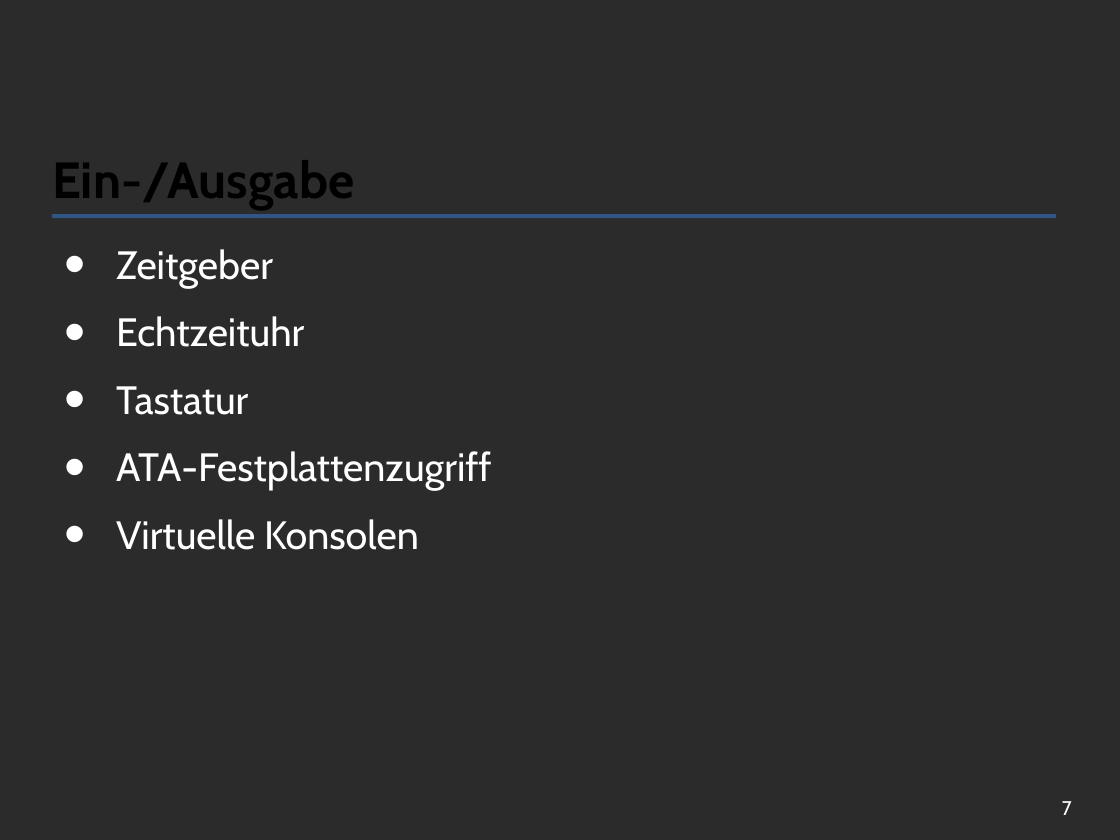
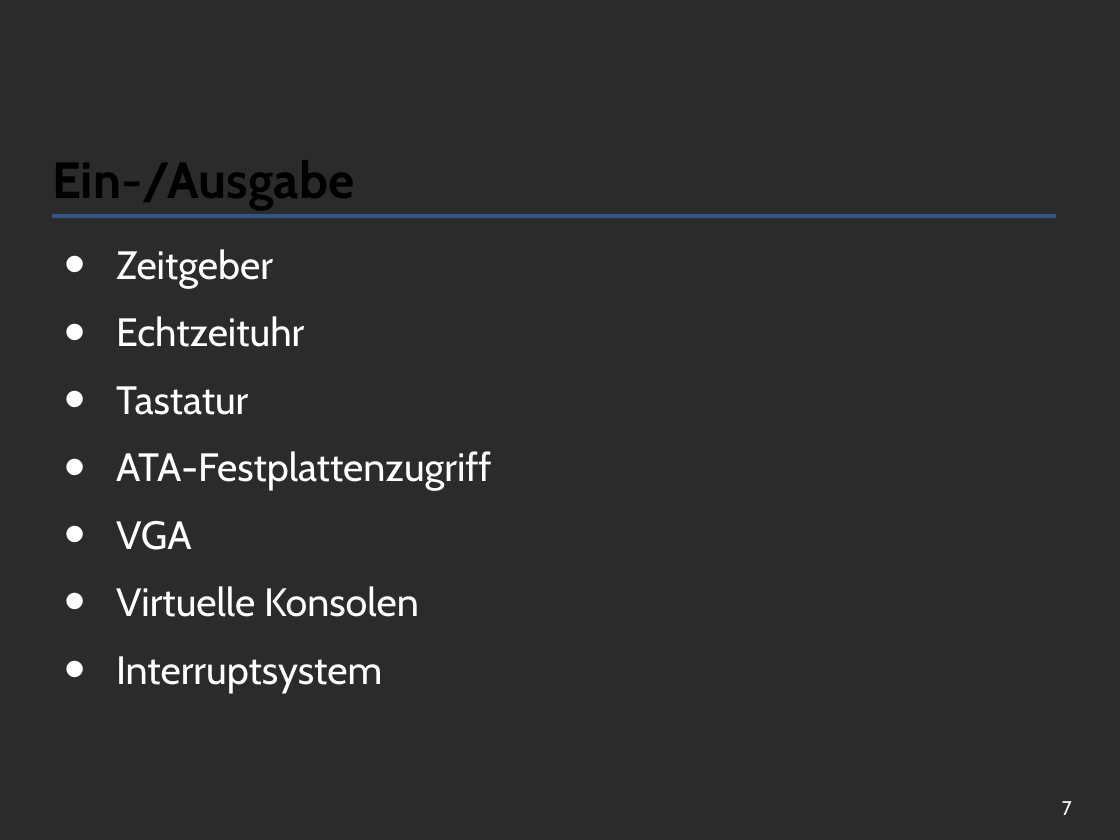
Before and after one commit to dbader/potatoes, a slide deck: slide 7 of doc/potatoes.odp. Drawn at 1120x840 pixels with LibreOffice and Linux fonts; fonts in the diff are those of the drawing; background and template pictures are left out; a plain dark background stands for a picture behind light text. Boxes give left, top, right and bottom in pixels: in the first picture for what was removed or moved away, otherwise in the second. Text is boxed around its words. In the diff, an @@ line names an element or a change of style, - is before the commit and + after.

```diff
--- a/doc/potatoes.odp
+++ b/doc/potatoes.odp
@@ text at (x1=116, y1=521, x2=192, y2=550): paragraph added @@
+• VGA
@@ text at (x1=116, y1=656, x2=382, y2=693): paragraph added @@
+• Interruptsystem
```
Also in this commit, not shown: 2 other slides changed.
